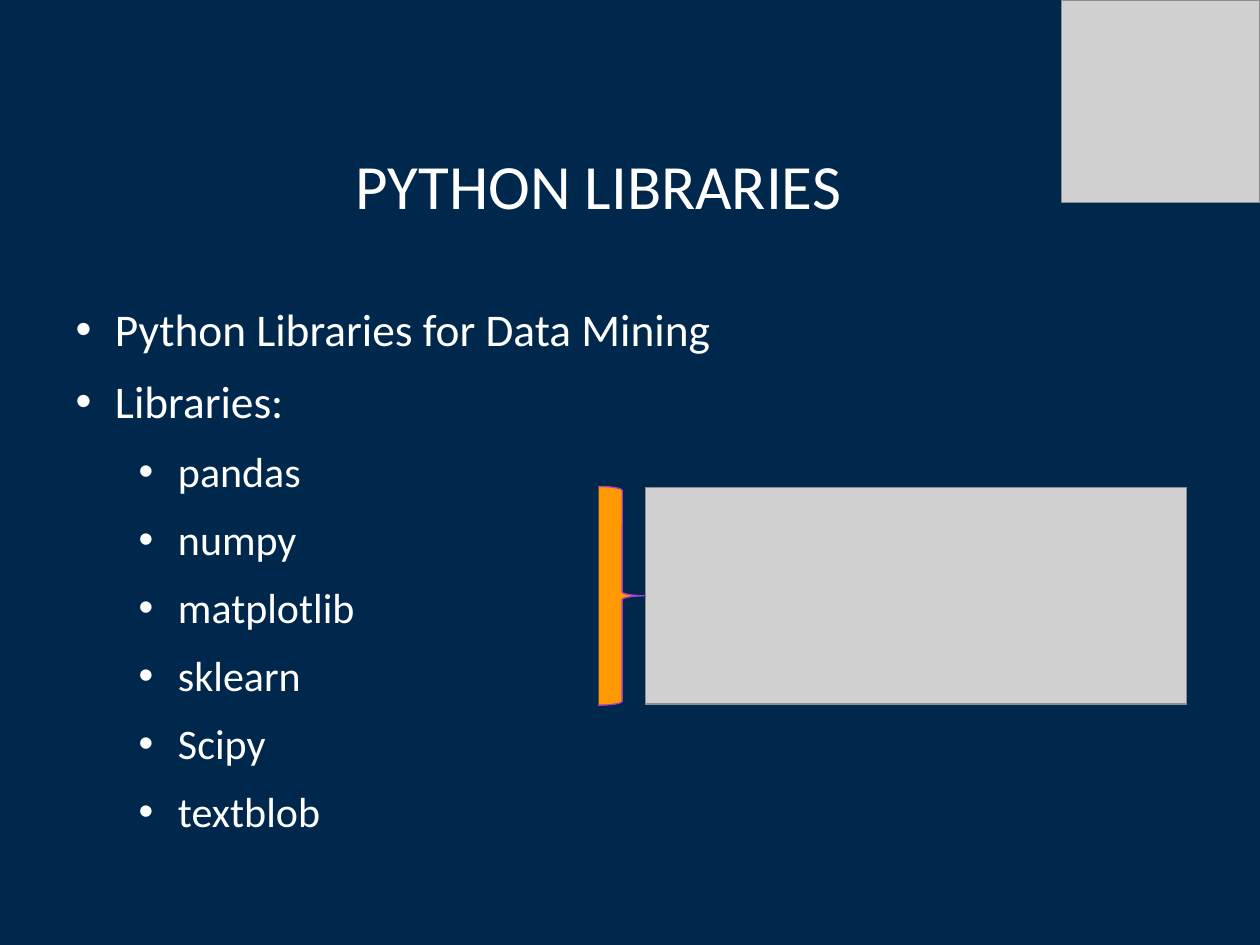
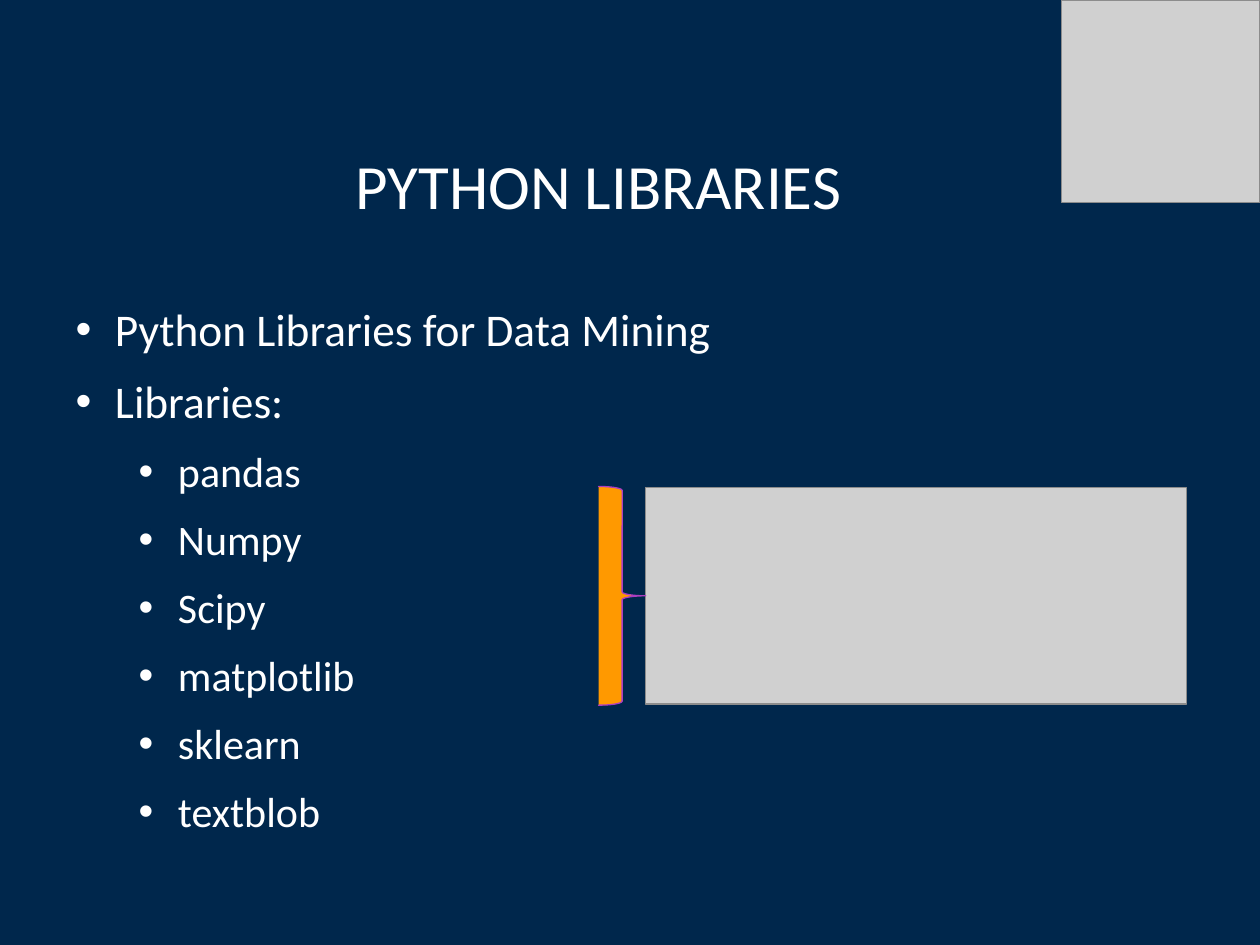
Before and after one commit to tastslikchkn/MI-AIR, a slide deck: slide 12 of Milestone_2/CSC587_2024_OnlineCSESTudentSuccessInd_052824.pptx. Drawn at 1260x945 pixels with LibreOffice and Linux fonts; fonts in the diff are those of the drawing; grey boxes stand for pictures; background and template pictures are left out. Boxes give left, top, right and bottom in pixels: in the first picture for what was removed or moved away, otherwise in the second. Text is boxed around its words. In the diff, an @@ line names an element or a change of style, - is before the commit and + after.

```diff
--- a/Milestone_2/CSC587_2024_OnlineCSESTudentSuccessInd_052824.pptx
+++ b/Milestone_2/CSC587_2024_OnlineCSESTudentSuccessInd_052824.pptx
@@ text at bbox=[178, 528, 302, 630]: text changed @@
-  • numpy
+  • Numpy
+  • Scipy
@@ text at bbox=[178, 730, 266, 766]: paragraph removed @@
-  • Scipy
```
Also in this commit, not shown: 5 other slides changed, 5 slides added, 5 slides removed.
